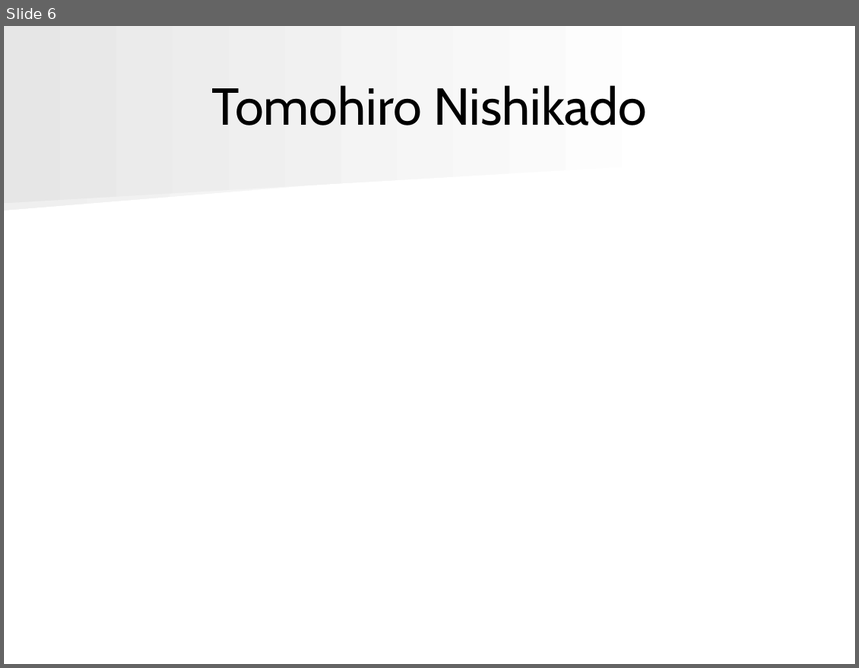
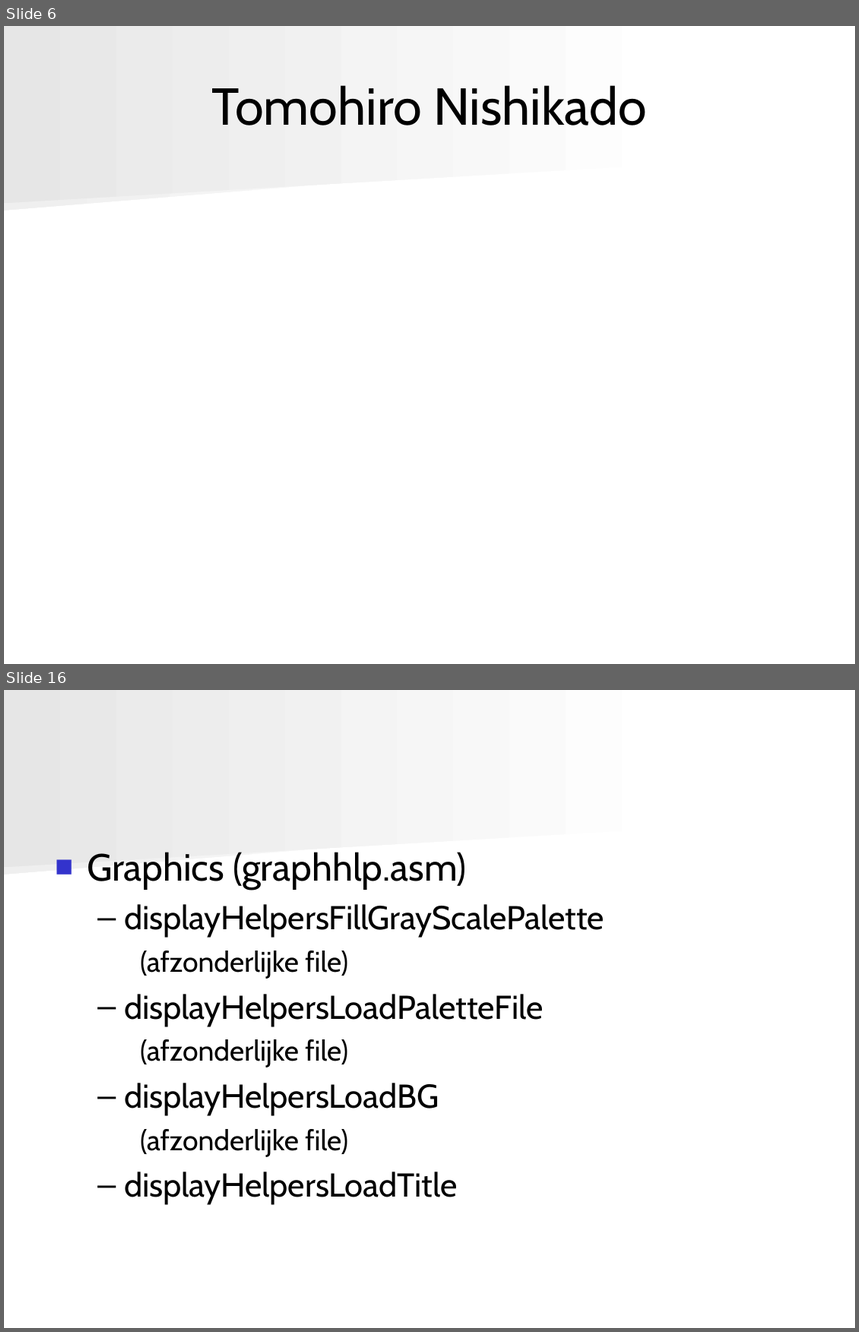
Before and after one commit to angryzor/space_invaders_8086, a slide deck: Presentatie.ppt. Shown one above the other, each under a label of ours: slide 6 before the commit, slides 6 and 16 after it; the slides between them are not shown. The pictures are 859x668 and 859x1332 pixels, drawn with LibreOffice and Linux fonts; fonts in the diff are those of the drawing. Boxes give left, top, right and bottom in pixels: in the first picture for what was removed or moved away, otherwise in the second. Text is boxed around its words. In the diff, an @@ line names an element or a change of style, - is before the commit and + after.

```diff
--- a/Presentatie.ppt
+++ b/Presentatie.ppt
@@ slide 16 added at (x1=4, y1=690, x2=855, y2=1328), background #FFFFFF; not listed: 2 template elements that a slide beside it also shows @@
@@ text added at (x1=87, y1=852, x2=604, y2=1205), 28 pt, text #000000 @@
+■ Graphics (graphhlp.asm)
+  – displayHelpersFillGrayScalePalette
+    (afzonderlijke file)
+  – displayHelpersLoadPaletteFile
+    (afzonderlijke file)
+  – displayHelpersLoadBG
+    (afzonderlijke file)
+  – displayHelpersLoadTitle
```
Also in this commit, not shown: 9 other slides added, 3 slides removed, 1 other file.
